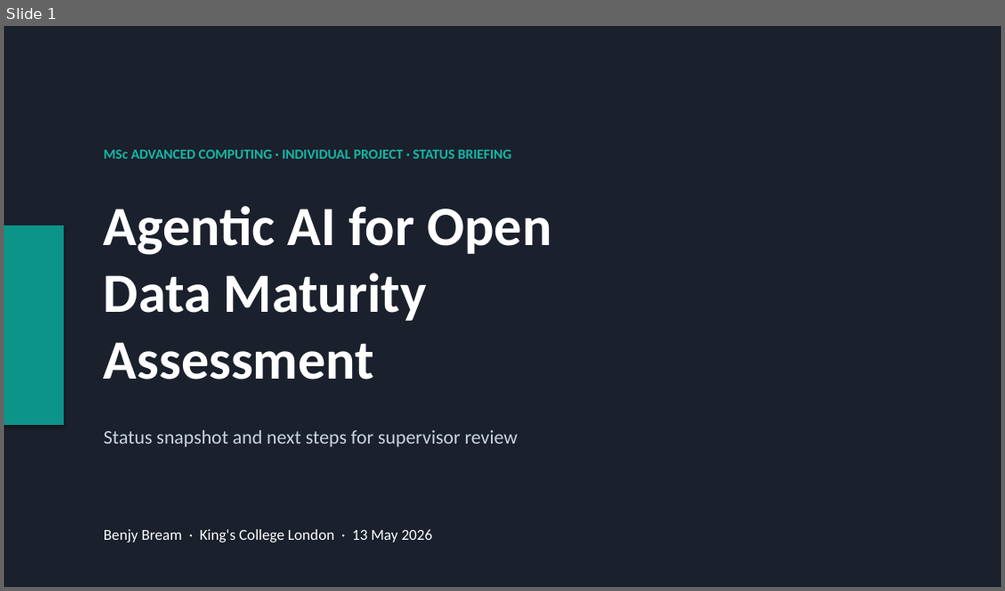
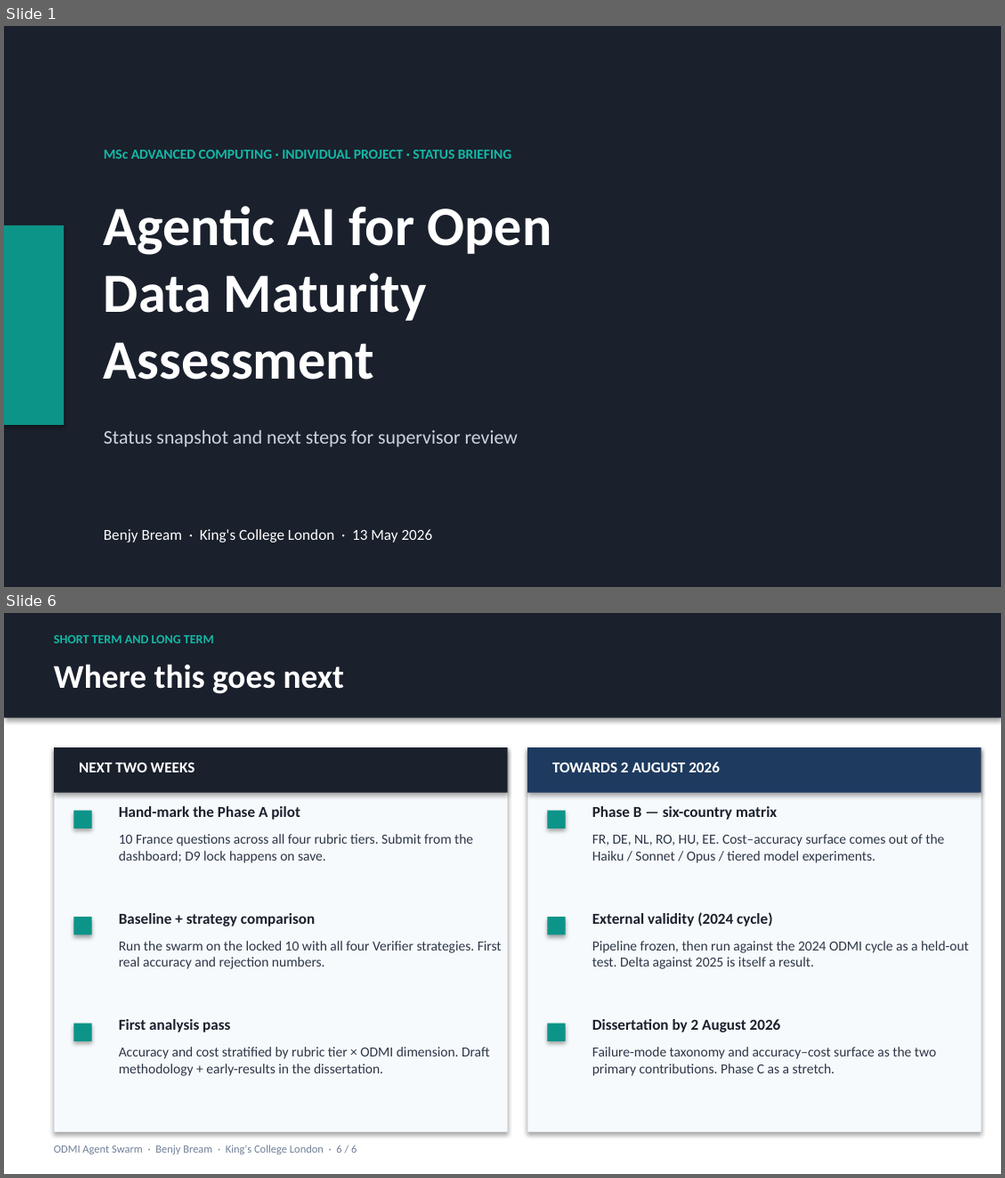
Before and after one commit to benjyb1/odmi-agent-swarm, a slide deck: docs/PROGRESS_SLIDES_2026-05-13.pptx. Shown one above the other, each under a label of ours: slide 1 before the commit, slides 1 and 6 after it; the slides between them are not shown. The pictures are 1005x591 and 1005x1178 pixels, drawn with LibreOffice and Linux fonts; fonts in the diff are those of the drawing. Boxes give left, top, right and bottom in pixels: in the first picture for what was removed or moved away, otherwise in the second. Text is boxed around its words. In the diff, an @@ line names an element or a change of style, - is before the commit and + after.

```diff
--- a/docs/PROGRESS_SLIDES_2026-05-13.pptx
+++ b/docs/PROGRESS_SLIDES_2026-05-13.pptx
@@ slide 6 added at <box>4,613,1001,1174</box>, background #FFFFFF @@
@@ rectangle added at <box>4,613,1001,718</box>, fill #1A202C @@
@@ text added at <box>54,635,214,643</box>, 9 pt, text #14B8A6, bold @@
+SHORT TERM AND LONG TERM
@@ text added at <box>54,664,344,694</box>, 24 pt, text #FFFFFF, bold @@
+Where this goes next
@@ rectangle added at <box>54,747,508,1131</box>, fill #F7FAFC, outline #E2E8F0 0.5 pt @@
@@ rectangle added at <box>54,747,508,793</box>, fill #1A202C @@
@@ text added at <box>79,762,195,772</box>, 11 pt, text #FFFFFF, bold @@
+NEXT TWO WEEKS
@@ rectangle added at <box>527,747,981,1131</box>, fill #F7FAFC, outline #E2E8F0 0.5 pt @@
@@ rectangle added at <box>527,747,981,793</box>, fill #1E3A5F @@
@@ text added at <box>552,762,720,772</box>, 11 pt, text #FFFFFF, bold @@
+TOWARDS 2 AUGUST 2026
@@ rectangle added at <box>73,811,92,828</box>, fill #0D9488 @@
@@ text added at <box>119,806,300,819</box>, 11 pt, text #1A202C, bold @@
+Hand-mark the Phase A pilot
@@ rectangle added at <box>547,811,566,828</box>, fill #0D9488 @@
@@ text added at <box>592,806,777,819</box>, 11 pt, text #1A202C, bold @@
+Phase B — six-country matrix
@@ text added at <box>119,834,473,863</box>, 10 pt, text #2D3748 @@
+10 France questions across all four rubric tiers. Submit from the dashboard; D9 lock happens on save.
@@ text added at <box>592,834,944,863</box>, 10 pt, text #2D3748 @@
+FR, DE, NL, RO, HU, EE. Cost–accuracy surface comes out of the Haiku / Sonnet / Opus / tiered model experiments.
@@ rectangle added at <box>73,917,92,935</box>, fill #0D9488 @@
@@ text added at <box>119,913,315,926</box>, 11 pt, text #1A202C, bold @@
+Baseline + strategy comparison
@@ rectangle added at <box>547,917,566,935</box>, fill #0D9488 @@
@@ text added at <box>592,912,772,926</box>, 11 pt, text #1A202C, bold @@
+External validity (2024 cycle)
@@ text added at <box>119,941,502,969</box>, 10 pt, text #2D3748 @@
+Run the swarm on the locked 10 with all four Verifier strategies. First real accuracy and rejection numbers.
@@ text added at <box>592,941,969,969</box>, 10 pt, text #2D3748 @@
+Pipeline frozen, then run against the 2024 ODMI cycle as a held-out test. Delta against 2025 is itself a result.
@@ rectangle added at <box>73,1022,92,1040</box>, fill #0D9488 @@
@@ text added at <box>119,1019,230,1032</box>, 11 pt, text #1A202C, bold @@
+First analysis pass
@@ rectangle added at <box>547,1022,566,1040</box>, fill #0D9488 @@
@@ text added at <box>592,1019,781,1032</box>, 11 pt, text #1A202C, bold @@
+Dissertation by 2 August 2026
@@ text added at <box>119,1046,490,1076</box>, 10 pt, text #2D3748 @@
+Accuracy and cost stratified by rubric tier × ODMI dimension. Draft methodology + early-results in the dissertation.
@@ text added at <box>592,1046,936,1076</box>, 10 pt, text #2D3748 @@
+Failure-mode taxonomy and accuracy–cost surface as the two primary contributions. Phase C as a stretch.
@@ text added at <box>54,1144,356,1154</box>, 8 pt, text #718096 @@
+ODMI Agent Swarm · Benjy Bream · King's College London · 6 / 6
```
Also in this commit, not shown: 3 slides changed, 1 other slide added, 5 slides removed, 1 other file.
